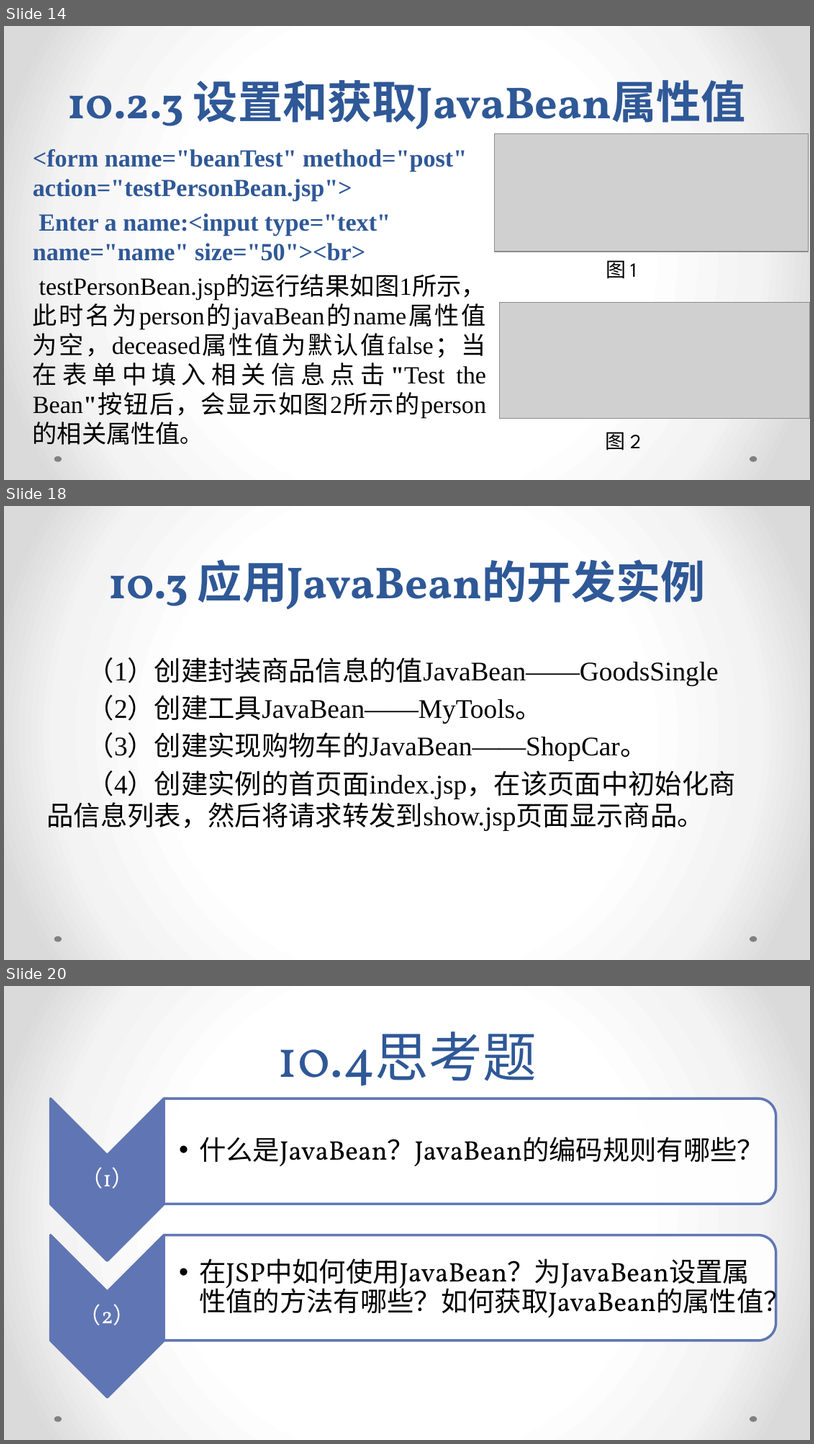
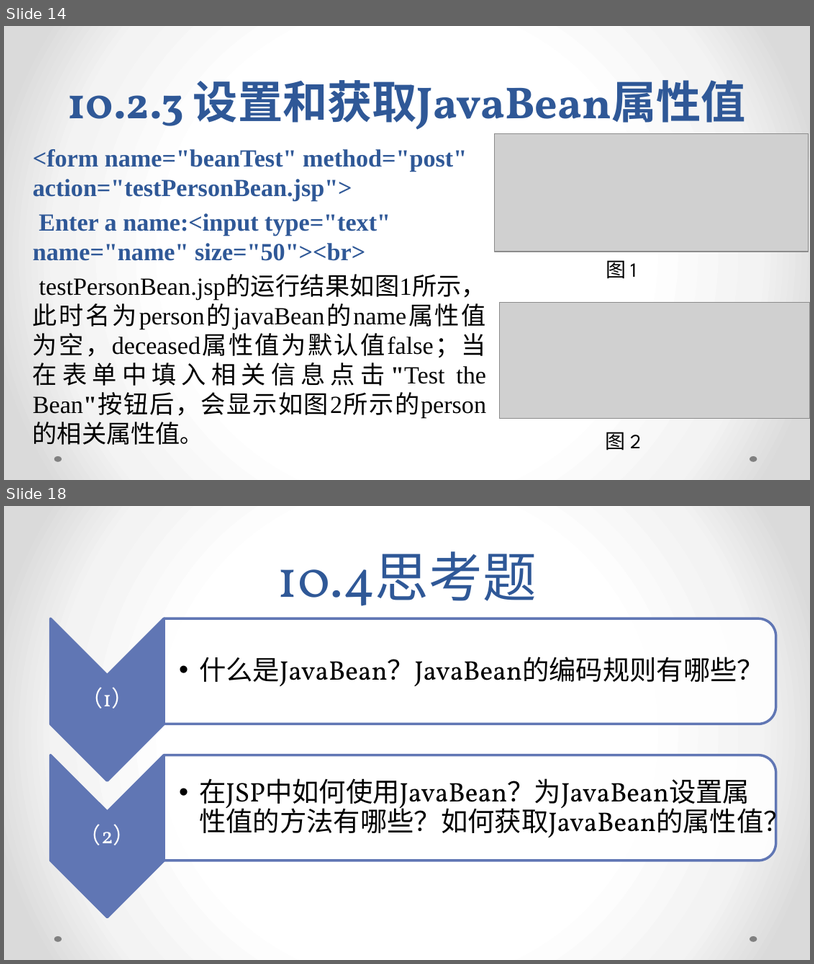
Before and after one commit to xdwenhaoyu/WEB_JSP, a slide deck: JSP PPT/第10章 应用JavaBean技术.pptx. Shown one above the other, each under a label of ours: slides 14, 18 and 20 before the commit, slides 14 and 18 after it; the slides between them are not shown. The pictures are 814x1444 and 814x964 pixels, drawn with LibreOffice and Linux fonts; fonts in the diff are those of the drawing; grey boxes stand for pictures. Boxes give left, top, right and bottom in pixels: in the first picture for what was removed or moved away, otherwise in the second. Text is boxed around its words. In the diff, an @@ line names an element or a change of style, - is before the commit and + after.

```diff
--- a/JSP PPT/第10章 应用JavaBean技术.pptx
+++ b/JSP PPT/第10章 应用JavaBean技术.pptx
@@ slide 18 removed at [4, 506, 810, 960], background gradient #FFFFFF to #F4F4F4 to #DADADA; not listed: 2 template elements that a slide beside it also shows @@
@@ title removed at [108, 559, 706, 610] @@
-10.3 应用JavaBean的开发实例
@@ text removed at [47, 657, 736, 831] @@
-（1）创建封装商品信息的值JavaBean——GoodsSingle
-（2）创建工具JavaBean——MyTools。
-（3）创建实现购物车的JavaBean——ShopCar。
-（4）创建实例的首页面index.jsp，在该页面中初始化商品信息列表，然后将请求转发到show.jsp页面显示商品。
@@ what was slide 20 is now slide 18 @@
```
Also in this commit, not shown: 3 slides added, 4 other slides removed, 8 other files.
